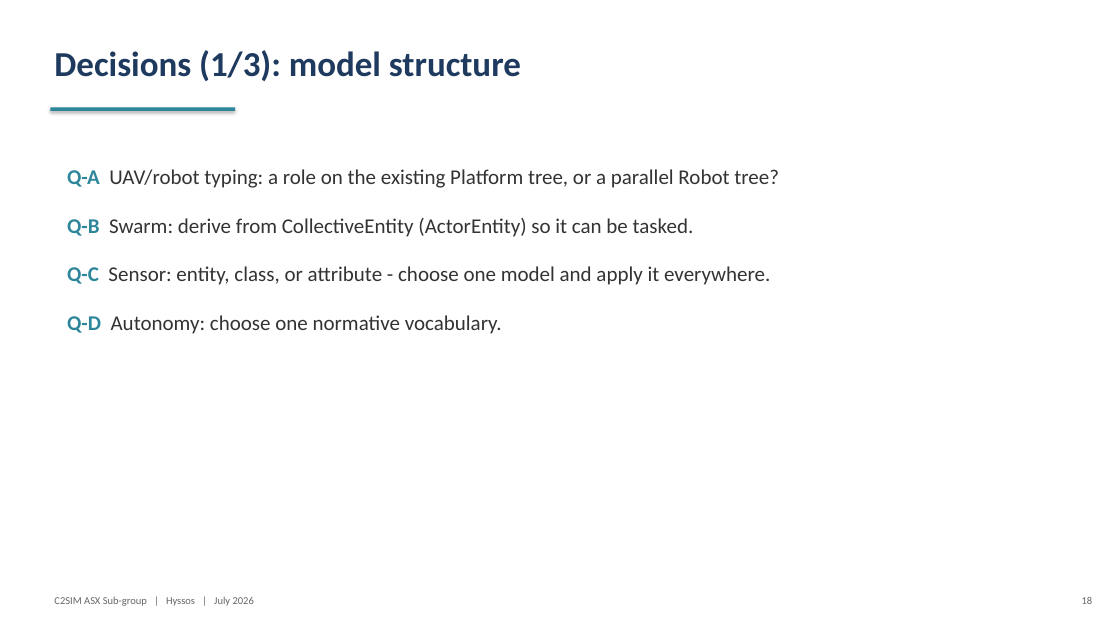
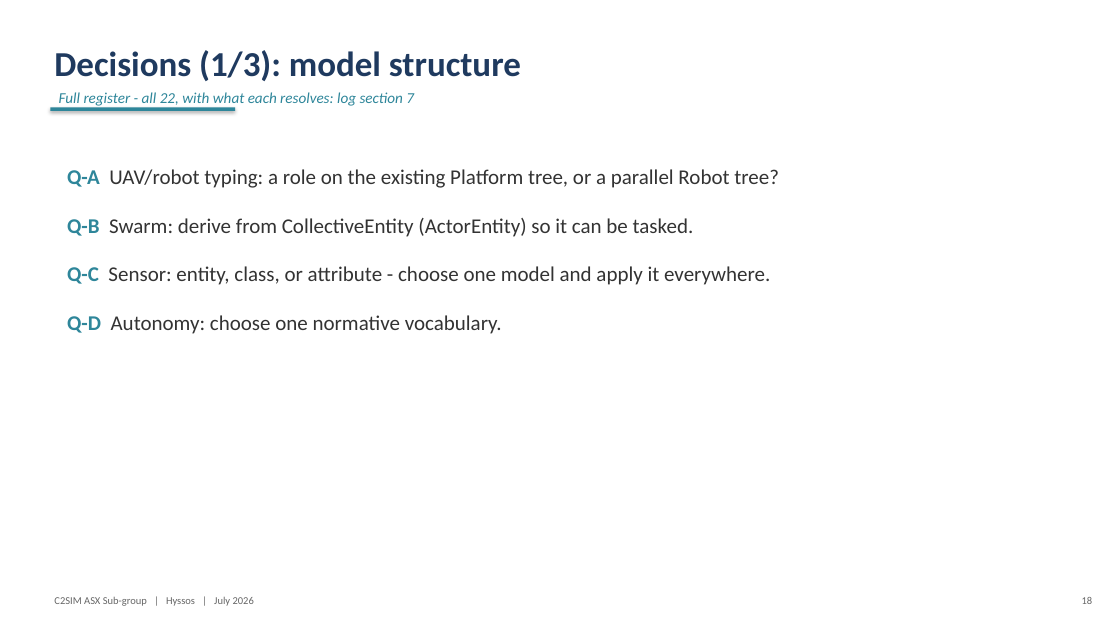
Before and after one commit to hyssostech/C2SIMArtifacts, a slide deck: slide 18 of Subgroups/ASX/InstantiationReview/ASX-Instantiation-Findings.pptx. Drawn at 1120x630 pixels with LibreOffice and Linux fonts; fonts in the diff are those of the drawing. Boxes give left, top, right and bottom in pixels: in the first picture for what was removed or moved away, otherwise in the second. Text is boxed around its words. In the diff, an @@ line names an element or a change of style, - is before the commit and + after.

```diff
--- a/Subgroups/ASX/InstantiationReview/ASX-Instantiation-Findings.pptx
+++ b/Subgroups/ASX/InstantiationReview/ASX-Instantiation-Findings.pptx
@@ text added at [59, 92, 414, 108], 13 pt, text #2E869A, italic @@
+Full register - all 22, with what each resolves: log section 7
```
Also in this commit, not shown: 2 other slides changed, 1 slide added, 3 other files.
